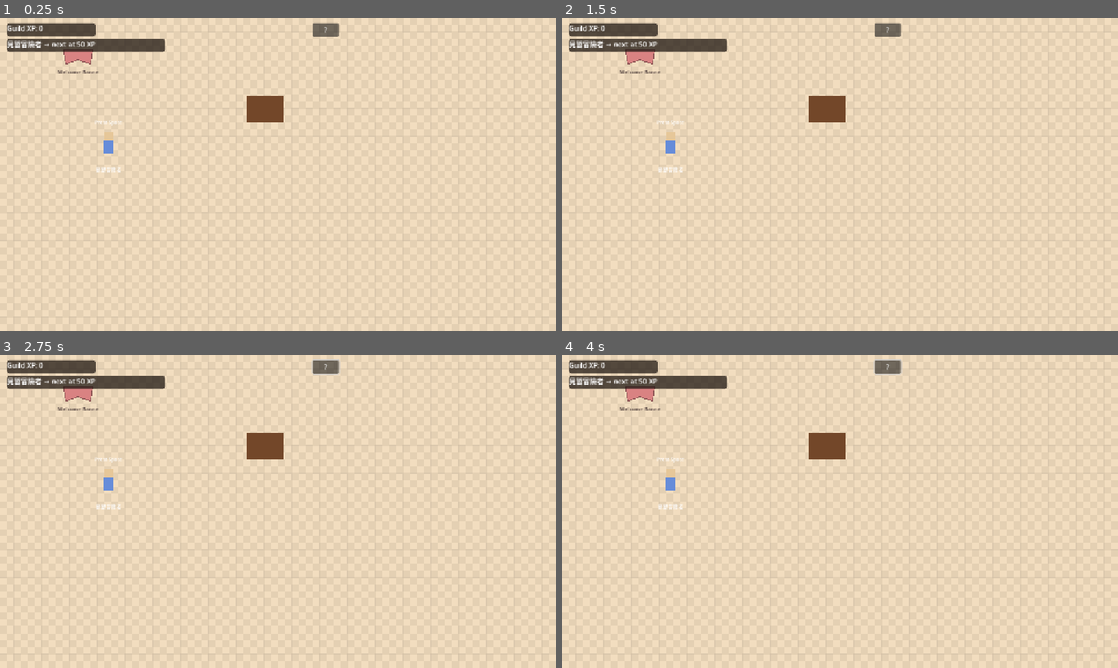
Above: before the commit, frames 1-4 (two rows, left to right).
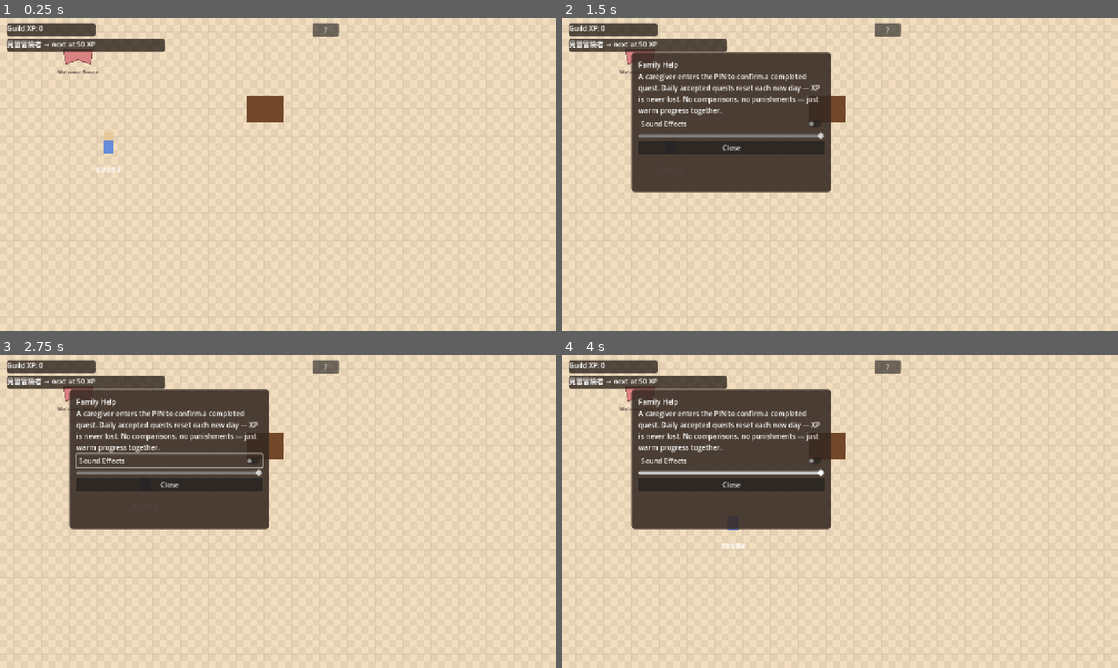
Above: after the commit, the same moments.

Repository: key8745-netizen/sweet-home-os
Game: Godot game, scene res://scenes/guild_hall.tscn
Same seed, same stepped clock (60 frames per second), same inputs: the game is played once before the commit and once after it.
Inputs (mouse positions are in pixels of both pictures, inside the frame that each line leads up to):
- Up to frame 1 (0.25 s): no input
- Up to frame 2 (1.5 s): click "?" at 0.5 s; click (728, 124) at 1.25 s, where only the run after the commit has a clickable "Sound Effects"
- Up to frame 3 (2.75 s): hold Right (ui_right) from 2.03 s (still down)
- Up to frame 4 (4 s): release Right (ui_right) at 2.78 s; hold Down (ui_down) 2.78-3.53 s; tap Space at 3.5 s; hold Right (ui_right) from 3.53 s (still down)

The runs differ from the first frame. In frame 1, less than 0.1% of the frame differs, in the area x 17-22%, y 32-35%; in frame 2, 16%; in frame 3, 16%; in frame 4, 16%, in the area x 12-61%, y 1-62%.
Error before the commit: Parse Error: Cannot infer the type of "stage_changed" variable because the value doesn't have a set type. (res://scripts/hero_actor.gd:49)

Commit message:
fix: resolve Web export script parse errors and ParentGateOverlay node paths
- guild_hall.gd:163 — Variant-inferred `decoration` from pop_front() now
  typed as Dictionary, fixing the warning-as-error parse failure that
  prevented guild_hall.gd from loading on Web export.
- hero_actor.gd:49 — `stage_changed` now explicitly typed as bool for
  the same reason.
- parent_gate_overlay.gd — @onready paths now match the actual scene
  tree (Dimmer/PanelContainer/MarginContainer/VBoxContainer/...), and
  _ready() guards against missing nodes instead of crashing on a null
  instance.

https://claude.ai/code/session_01CD2qc1QEb61WKddkh9Emz3

Diff:
--- a/scripts/guild_hall.gd
+++ b/scripts/guild_hall.gd
@@ -160,7 +160,7 @@
 	if queued_unlocks.is_empty():
 		unlock_panel.visible = false
 		return
-	var decoration := queued_unlocks.pop_front()
+	var decoration: Dictionary = queued_unlocks.pop_front()
 	unlock_label.text = "New guild comfort unlocked: %s" % decoration.get("display_name", "Decoration")
 	unlock_panel.visible = true
 	if has_node("/root/SoundManager"):
--- a/scripts/hero_actor.gd
+++ b/scripts/hero_actor.gd
@@ -46,7 +46,7 @@
 	var new_stage := _stage_for_xp(p_total_xp)
 	if new_stage.is_empty():
 		return
-	var stage_changed := _current_stage.get("stage", -1) != new_stage.get("stage", -1)
+	var stage_changed: bool = _current_stage.get("stage", -1) != new_stage.get("stage", -1)
 	_current_stage = new_stage
 	_apply_stage(new_stage)
 	if stage_changed:
--- a/scripts/parent_gate_overlay.gd
+++ b/scripts/parent_gate_overlay.gd
@@ -4,16 +4,22 @@
 signal verified
 signal cancelled
 
-@onready var pin_input: LineEdit = $PanelContainer/VBoxContainer/PinInput
-@onready var confirm_button: Button = $PanelContainer/VBoxContainer/ButtonRow/ConfirmButton
-@onready var cancel_button: Button = $PanelContainer/VBoxContainer/ButtonRow/CancelButton
+@onready var pin_input: LineEdit = $Dimmer/PanelContainer/MarginContainer/VBoxContainer/PinInput
+@onready var confirm_button: Button = $Dimmer/PanelContainer/MarginContainer/VBoxContainer/ButtonRow/ConfirmButton
+@onready var cancel_button: Button = $Dimmer/PanelContainer/MarginContainer/VBoxContainer/ButtonRow/CancelButton
 
 const PARENT_PIN := "1234"
 
 func _ready() -> void:
 	visible = false
-	confirm_button.pressed.connect(_on_confirm_pressed)
-	cancel_button.pressed.connect(_on_cancel_pressed)
+	if confirm_button:
+		confirm_button.pressed.connect(_on_confirm_pressed)
+	else:
+		push_warning("ParentGateOverlay: ConfirmButton not found")
+	if cancel_button:
+		cancel_button.pressed.connect(_on_cancel_pressed)
+	else:
+		push_warning("ParentGateOverlay: CancelButton not found")
 
 func show_gate() -> void:
 	pin_input.text = ""
